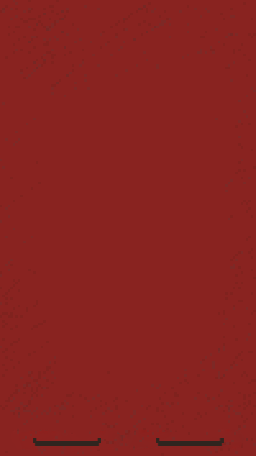
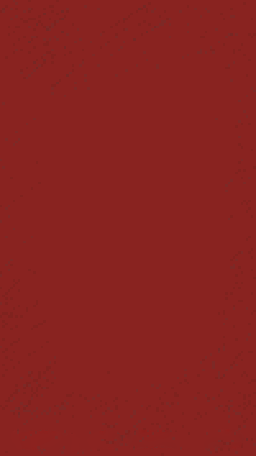
The second 256×456 image is a revision of the first. Changes to its layers:
hid "lewo" over [33, 438, 101, 446]
hid "prawo" over [156, 438, 224, 446]
